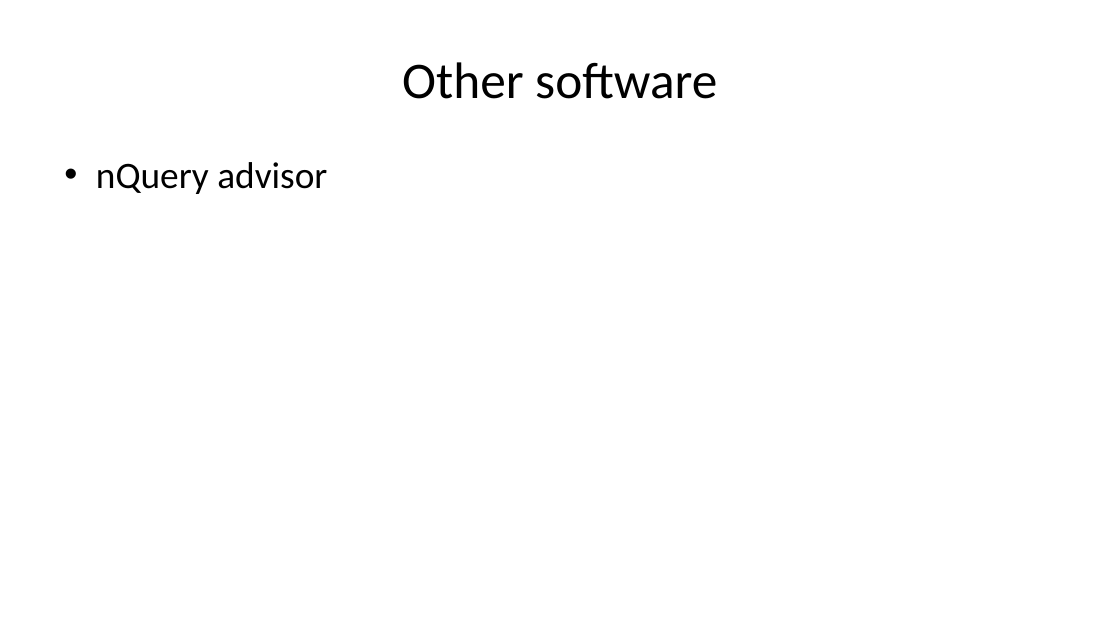
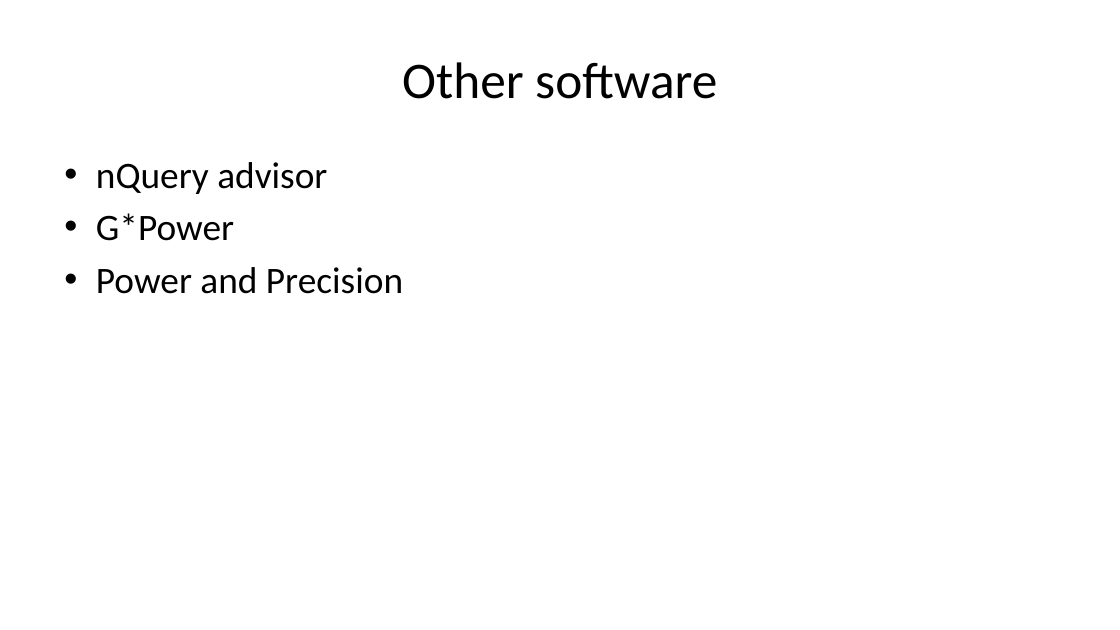
Before and after one commit to pmean/papers-and-presentations, a slide deck: slide 9 of power/power-and-sample-size-slides.pptx (slide 8 before the commit). Drawn at 1120x630 pixels with LibreOffice and Linux fonts; fonts in the diff are those of the drawing. Boxes give left, top, right and bottom in pixels: in the first picture for what was removed or moved away, otherwise in the second. Text is boxed around its words. In the diff, an @@ line names an element or a change of style, - is before the commit and + after.

```diff
--- a/power/power-and-sample-size-slides.pptx
+++ b/power/power-and-sample-size-slides.pptx
@@ text at <box>96,213,403,294</box>: paragraphs added @@
+• G*Power
+• Power and Precision
```
Also in this commit, not shown: 1 other slide changed, 13 slides added, 1 other file.
